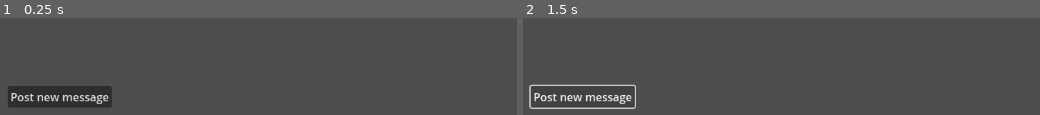
Above: before the commit, frames 1-2 (left to right).
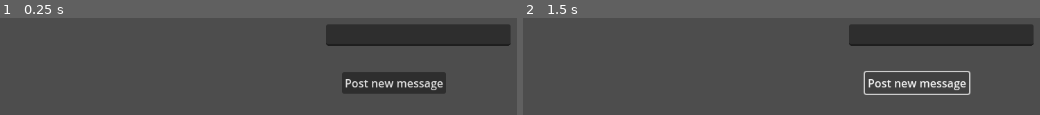
Above: after the commit, the same moments.

Repository: Nemis234/IMT3603-AI-Sim
Game: Godot game, scene res://scripts/Server/test_server.tscn
Same seed, same stepped clock (60 frames per second), same inputs: the game is played once before the commit and once after it. This scene is started directly instead of the project's main scene.
Inputs:
- Up to frame 1 (0.25 s): no input
- Up to frame 2 (1.5 s): click "Post new message" at 0.5 s; click "Post new message" at 1.25 s

The runs differ from the first frame. In frame 1, 16% of the frame differs, in the area x 1-99%, y 7-92%; in frame 2, 11%.
Error in both runs: Assertion failed. (res://scripts/Server/server_connection.gd:18)

Commit message:
Feat: made a better demonstration for chatting with the agent

Diff:
--- a/Godot AI sim/ai-simulation-village/project.godot
+++ b/Godot AI sim/ai-simulation-village/project.godot
@@ -14,6 +14,10 @@
 run/main_scene="uid://cfj3ogpugehuu"
 config/features=PackedStringArray("4.4", "GL Compatibility")
 config/icon="res://icon.svg"
+
+[autoload]
+
+ServerConnection="*res://scripts/Server/server_connection.gd"
 
 [editor]
 
--- a/Godot AI sim/ai-simulation-village/scripts/Server/server_connection.gd
+++ b/Godot AI sim/ai-simulation-village/scripts/Server/server_connection.gd
@@ -28,7 +28,7 @@
 ## Requests a spesific agent using its url [code]"/chat/{recipiant}"[/code] [br]
 ## Participant is whoever is talking to the AI agent.
 ## Defaults to "user" [br]
-func post_message(message:String,recipiant:int=0,participant="user"):
+func post_message(message:String,label_,recipiant:int=0,participant="user"):
 	var err = 0
 	var fields = { "message":message, "participant":participant }
 	var query_string = JSON.stringify(fields)
@@ -67,7 +67,3 @@
 	print("bytes got: ", rb.size())
 	var text = rb.get_string_from_utf8()
 	print("Text: ", text)
-
-
-func _on_button_pressed() -> void:
-	post_message("Lets spread some happinesss :)")
--- /dev/null
+++ b/Godot AI sim/ai-simulation-village/scripts/Server/test_server.gd
@@ -0,0 +1,9 @@
+extends Node
+
+
+@export var label_: Label
+@export var text_input : LineEdit
+
+func _on_button_pressed() -> void:
+	var text = text_input.text
+	ServerConnection.post_message(text,label_)
--- a/Godot AI sim/ai-simulation-village/scripts/Server/test_server.tscn
+++ b/Godot AI sim/ai-simulation-village/scripts/Server/test_server.tscn
@@ -1,20 +1,28 @@
 [gd_scene load_steps=2 format=3 uid="uid://vo3f86ta6yul"]
 
-[ext_resource type="Script" uid="uid://ddvig6hhr41sk" path="res://scripts/Server/server_connection.gd" id="1_2qwrw"]
+[ext_resource type="Script" uid="uid://w8r71ptdwnrt" path="res://scripts/Server/test_server.gd" id="1_2qwrw"]
 
-[node name="Node" type="Node" node_paths=PackedStringArray("label_")]
+[node name="Node" type="Node" node_paths=PackedStringArray("label_", "text_input")]
 script = ExtResource("1_2qwrw")
 label_ = NodePath("Label")
+text_input = NodePath("LineEdit")
 
 [node name="Label" type="Label" parent="."]
-offset_right = 186.0
-offset_bottom = 50.0
+offset_right = 410.0
+offset_bottom = 136.0
+autowrap_mode = 2
 
 [node name="Button" type="Button" parent="."]
-offset_left = 14.0
-offset_top = 104.0
-offset_right = 164.0
-offset_bottom = 135.0
+offset_left = 496.0
+offset_top = 84.0
+offset_right = 646.0
+offset_bottom = 115.0
 text = "Post new message"
 
+[node name="LineEdit" type="LineEdit" parent="."]
+offset_left = 473.0
+offset_top = 15.0
+offset_right = 739.0
+offset_bottom = 46.0
+
 [connection signal="pressed" from="Button" to="." method="_on_button_pressed"]
Not shown, added: Godot AI sim/ai-simulation-village/scripts/Server/test_server.gd.uid
